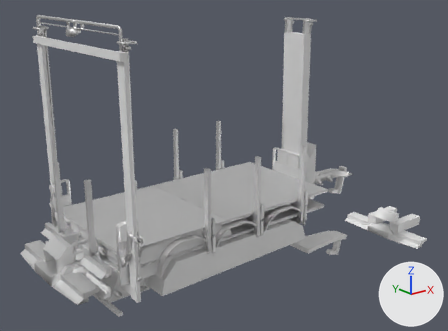
The FBX model pup_trailer/meshes/trucks/tuning/pup.fbx: old version first, new version second.
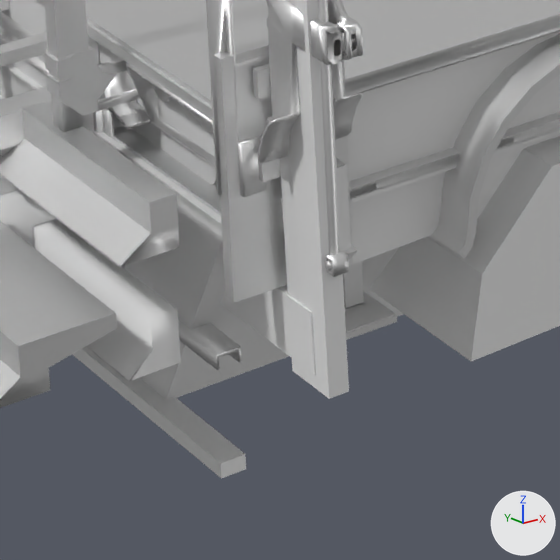
Each version appears first whole from a 50 mm camera at (-0.1068, -0.1021, 0.0582) aimed at (-0.0204, 0.0059, 0.015), and next in a close-up on the part from 18% to 40% of the width and 70% to 100% of the height. The axes (+X, +Y, +Z) are drawn at lower right. The lights are the same throughout. Where no turn or scale is listed for an object, it has been applied to the vertices. Vertices at the same position are counted once.

Objects in the first close-up: 'cdt_Anchor.001', 'cdt_Body.003', 'cdt_Lift.003', 'cdt_RootNode.003', 'pup.001', 'puplift'.
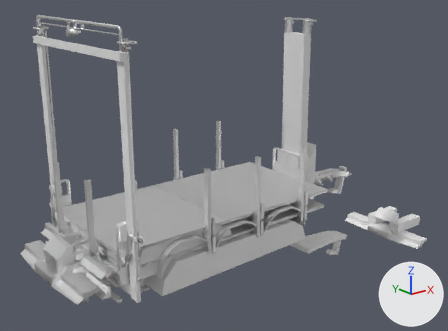
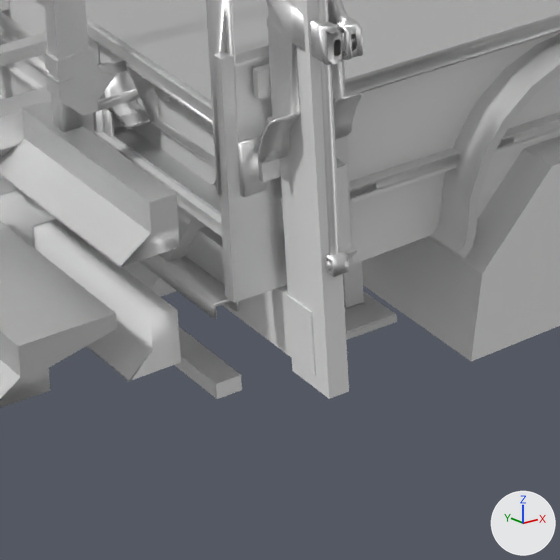
What the commit changed:
me_cube_010 has 394 vertices, 306 faces and spans x -0.0656..0.0003, y -0.0169..0.0169, z 0.0089..0.0574.
me_cube_010 is used by ob_cdt_body_003; location (0.0, 0.0, -0.0112).
Verts and faces of me_cube_010; kept vertices keep their numbers, new ones are numbered from 394.
Before the commit, vertices of me_cube_010: 28 (-0.0582, -0.0115, 0.0094) at pixel (245, 454), 29 (-0.0582, 0.0113, 0.0094), 30 (-0.0582, -0.0115, 0.0089) at pixel (246, 469), 31 (-0.0591, -0.0115, 0.0094) at pixel (220, 463), 32 (-0.0591, 0.0113, 0.0094).
Before the commit, vertices of me_cube_010: 33 (-0.0591, -0.0115, 0.0089) at pixel (221, 478), 34 (-0.0591, 0.0113, 0.0089), 35 (-0.0582, 0.0113, 0.0089).
me_cube_010 part 2: the loose piece of 8 vertices spanning x -0.0593..-0.0331, y -0.0129..0.0128, z 0.0093..0.0184 is deleted.
Part 3, on me_cube_010:
Vertices 28 to 35 move by (0.0, 0.0, 0.0029).
me_cube_12843 has 27207 vertices, 21881 faces and spans x -0.0681..0.0182, y -0.0179..0.0178, z 0.0114..0.0616.
me_cube_12843 is used by ob_pup_001; location (-0.00009, 0.0, -0.01142).
me_cube_12843 part 1: the loose piece of 40 vertices spanning x -0.059..-0.058, y -0.0115..0.0113, z 0.013..0.0135 is moved by (0.0, 0.0, 0.0018).

Changed parts and their boxes [x1, y1, x2, y2] in the close-ups (560 x 560 px; the box of a moved part takes in the faces that stretch with it):
'cdt_Body.003', reshaped
    before: [0, 0, 560, 479]
    after: [0, 0, 560, 399]
part 1 of me_cube_12843, moved or reshaped
    before: [178, 320, 241, 370]
    after: [139, 255, 239, 319]
part 2 of me_cube_010, deleted
    before: [128, 205, 403, 399]
part 3 of me_cube_010, moved or reshaped
    before: [72, 346, 246, 479]
    after: [175, 327, 242, 399]
